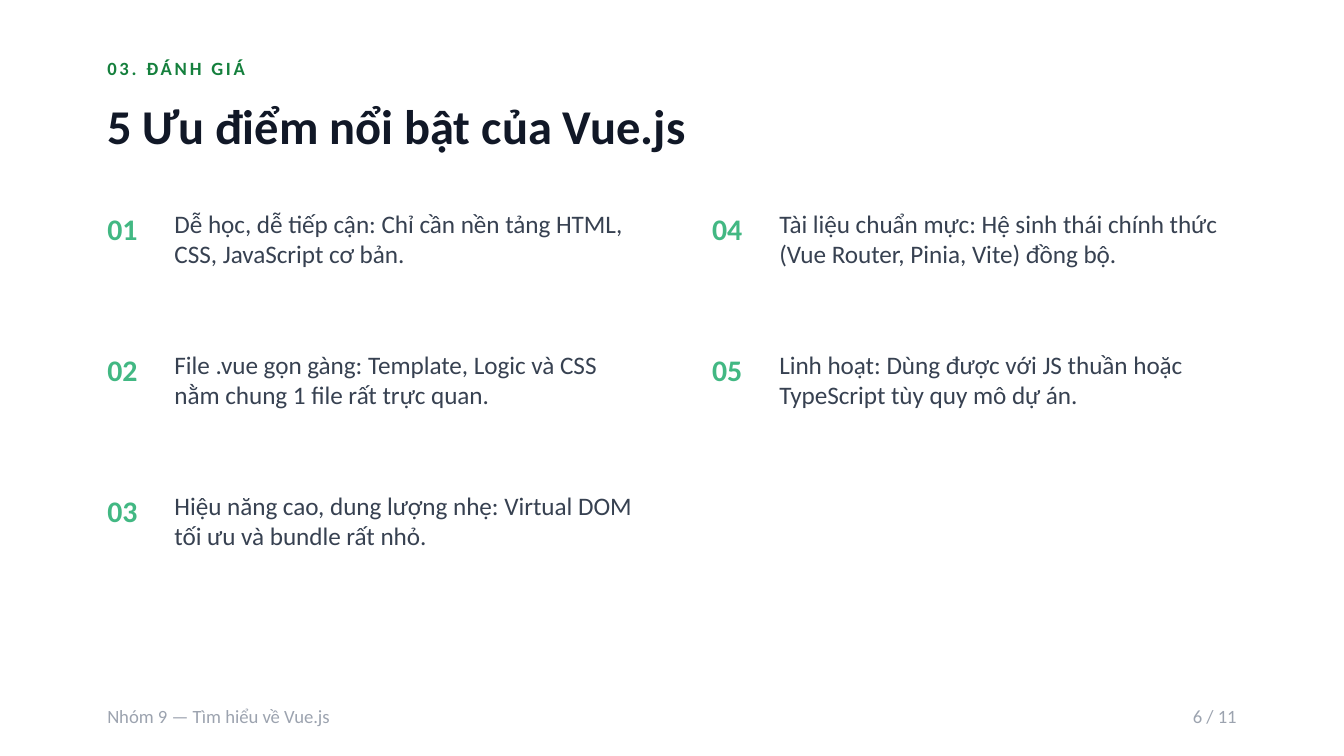
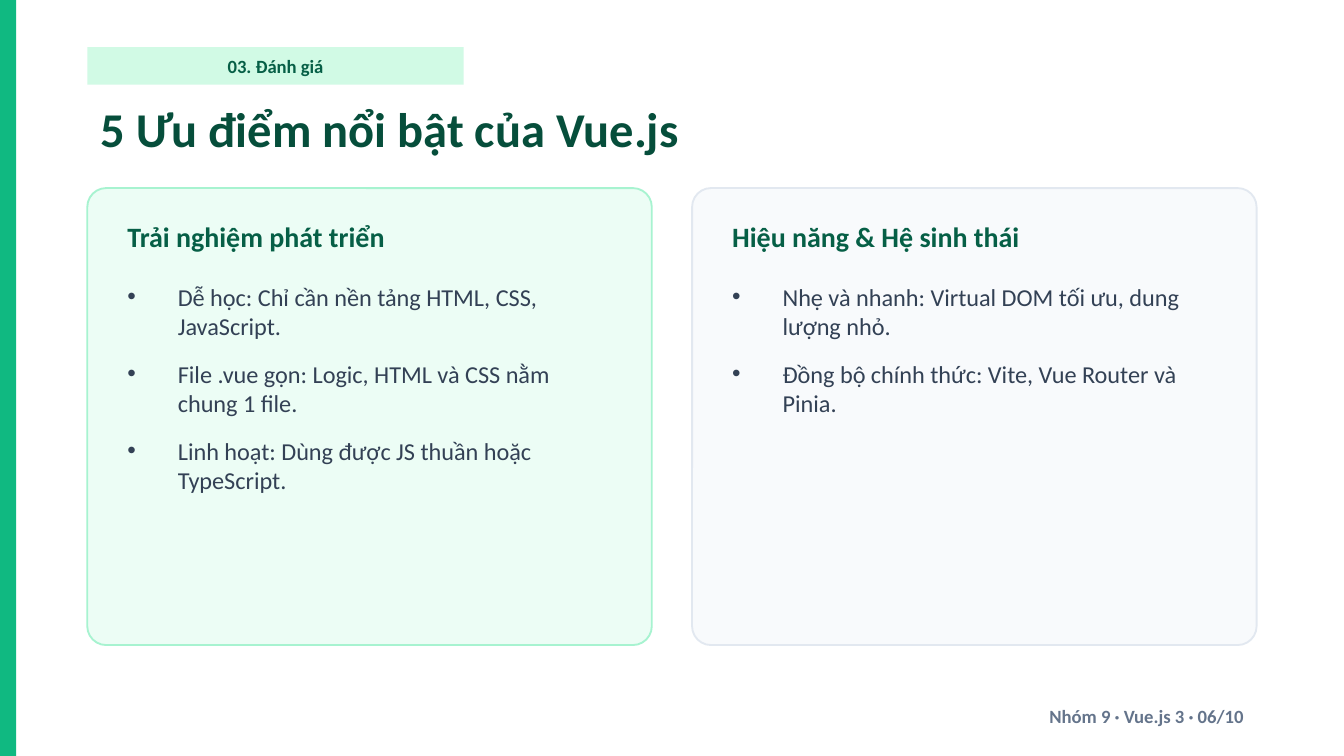
Before and after one commit to Musual-Moncra/vuejs-presentation-group9, a slide deck: slide 6 of Slide_ThuyetTrinh_VueJS_Nhom9.pptx. Drawn at 1344x756 pixels with LibreOffice and Linux fonts; fonts in the diff are those of the drawing. Boxes give left, top, right and bottom in pixels: in the first picture for what was removed or moved away, otherwise in the second. Text is boxed around its words. In the diff, an @@ line names an element or a change of style, - is before the commit and + after.

Commit message:
design: distinct emerald-rounded layout for Group 9 and remove demo instruction slide

```diff
--- a/Slide_ThuyetTrinh_VueJS_Nhom9.pptx
+++ b/Slide_ThuyetTrinh_VueJS_Nhom9.pptx
@@ rectangle added at <box>0,0,16,755</box>, fill #10B981 @@
@@ rectangle "03. Đánh giá": place and size @@
-rectangle "03. Đánh giá" at <box>107,60,245,75</box>
+rectangle "03. Đánh giá" at <box>87,47,464,85</box>
@@ rectangle "03. Đánh giá" at <box>87,47,464,85</box>: fill none to #D1FAE5 @@
@@ text in rectangle at <box>228,60,324,76</box>: text changed; text colour #15803D to #065F46 @@
-03. ĐÁNH GIÁ
+03. Đánh giá
@@ text "5 Ưu điểm nổi bật ..." at <box>101,109,678,156</box>: text colour #111827 to #064E3B @@
@@ rounded rectangle added at <box>87,188,652,645</box>, fill #ECFDF5, outline #A7F3D0 1 pt @@
@@ rounded rectangle added at <box>692,188,1257,645</box>, fill #F8FAFC, outline #E2E8F0 1 pt @@
@@ text removed at <box>107,220,137,240</box> @@
-01
@@ text "Trải nghiệm phát triển" at <box>127,225,385,252</box>: vertical alignment top to middle @@
@@ text at <box>127,225,385,252</box>: text changed; size 13.5 to 15 pt; text colour #374151 to #065F46; bold on @@
-Dễ học, dễ tiếp cận: Chỉ cần nền tảng HTML, CSS, JavaScript cơ bản.
+Trải nghiệm phát triển
@@ text removed at <box>712,220,742,240</box> @@
-04
@@ text added at <box>732,227,1019,252</box>, 15 pt, text #065F46, bold @@
+Hiệu năng & Hệ sinh thái
@@ text removed at <box>779,213,1217,268</box> @@
-Tài liệu chuẩn mực: Hệ sinh thái chính thức (Vue Router, Pinia, Vite) đồng bộ.
@@ text at <box>178,286,550,493</box>: text changed; size 13.5 to 13 pt; text colour #374151 to #334155 @@
-File .vue gọn gàng: Template, Logic và CSS nằm chung 1 file rất trực quan.
+• Dễ học: Chỉ cần nền tảng HTML, CSS, JavaScript.
+• File .vue gọn: Logic, HTML và CSS nằm chung 1 file.
+• Linh hoạt: Dùng được JS thuần hoặc TypeScript.
@@ text at <box>783,287,1179,412</box>: text changed; size 13.5 to 13 pt; text colour #374151 to #334155 @@
-Hiệu năng cao, dung lượng nhẹ: Virtual DOM tối ưu và bundle rất nhỏ.
+• Nhẹ và nhanh: Virtual DOM tối ưu, dung lượng nhỏ.
+• Đồng bộ chính thức: Vite, Vue Router và Pinia.
@@ text removed at <box>779,355,1182,409</box> @@
-Linh hoạt: Dùng được với JS thuần hoặc TypeScript tùy quy mô dự án.
@@ text removed at <box>107,361,137,381</box> @@
-02
@@ text removed at <box>712,361,742,381</box> @@
-05
@@ text removed at <box>107,502,137,522</box> @@
-03
@@ text removed at <box>107,708,330,726</box> @@
-Nhóm 9 — Tìm hiểu về Vue.js
@@ text at <box>1049,710,1244,726</box>: text changed; text colour #9CA3AF to #64748B; bold on @@
-6 / 11
+Nhóm 9 · Vue.js 3 · 06/10
```
Also in this commit, not shown: 9 other slides changed, 1 slide removed, 2 other files.
